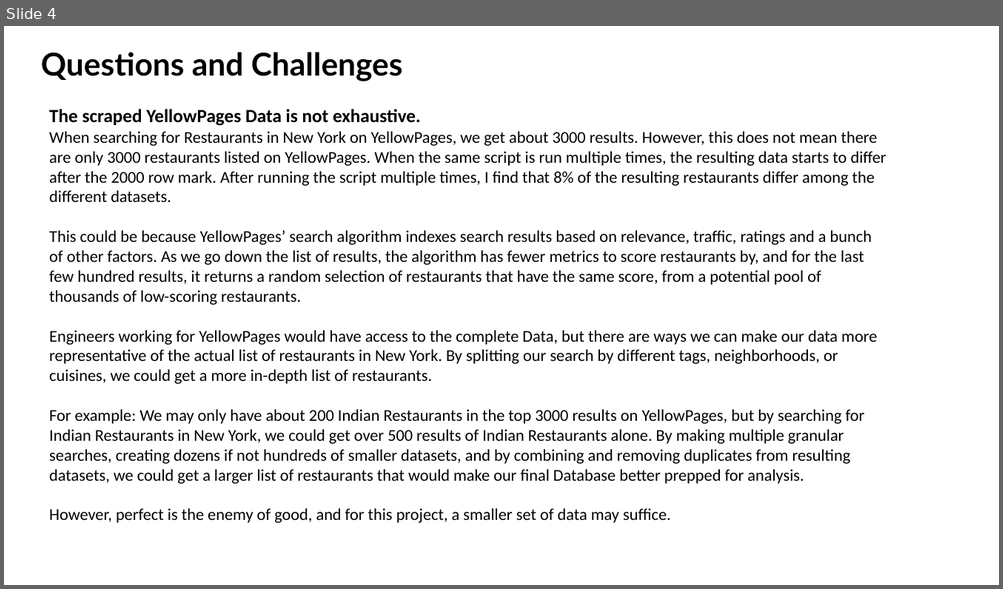
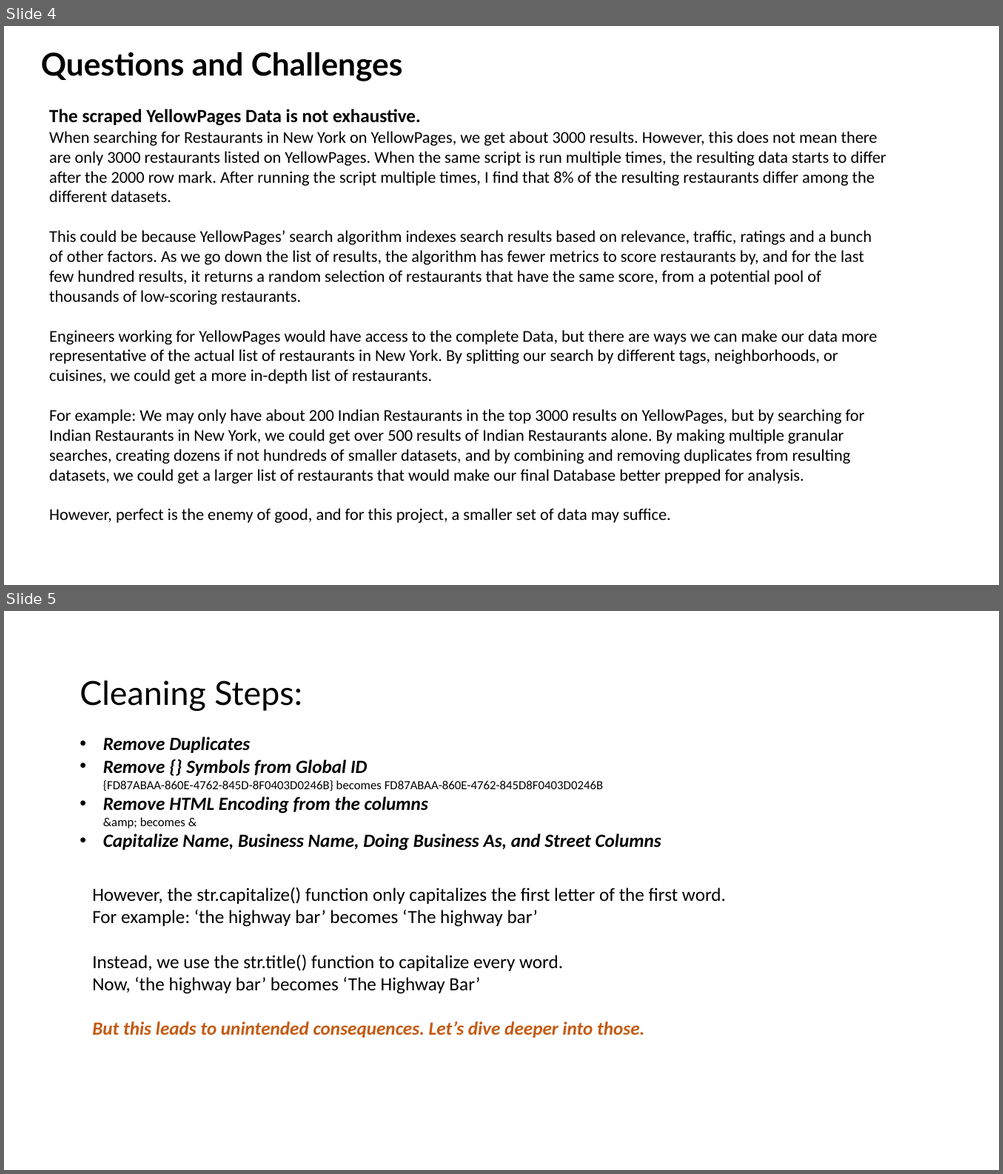
Before and after one commit to sephi-22/restaurant_services_analytics, a slide deck: ETH_Project 1.pptx. Shown one above the other, each under a label of ours: slide 4 before the commit, slides 4 and 5 after it. The pictures are 1003x589 and 1003x1174 pixels, drawn with LibreOffice and Linux fonts; fonts in the diff are those of the drawing. Boxes give left, top, right and bottom in pixels: in the first picture for what was removed or moved away, otherwise in the second. Text is boxed around its words. In the diff, an @@ line names an element or a change of style, - is before the commit and + after.

```diff
--- a/ETH_Project 1.pptx
+++ b/ETH_Project 1.pptx
@@ slide 5 added at [4,611,999,1170], background #FFFFFF @@
@@ title added at [79,681,302,712], 32 pt, text #000000 @@
+Cleaning Steps:
@@ text added at [103,737,661,851], 18 pt, text #000000, bold, italic @@
+• Remove Duplicates
+• Remove {} Symbols from Global ID
+  {FD87ABAA-860E-4762-845D-8F0403D0246B} becomes FD87ABAA-860E-4762-845D8F0403D0246B
+• Remove HTML Encoding from the columns
+  &amp; becomes &
+• Capitalize Name, Business Name, Doing Business As, and Street Columns
@@ text added at [92,887,726,1038], 18 pt, text #000000 @@
+However, the str.capitalize() function only capitalizes the first letter of the first word.
+For example: ‘the highway bar’ becomes ‘The highway bar’
+Instead, we use the str.title() function to capitalize every word.
+Now, ‘the highway bar’ becomes ‘The Highway Bar’
+But this leads to unintended consequences. Let’s dive deeper into those.
```
Also in this commit, not shown: 8 other slides added, 1 slide removed.
